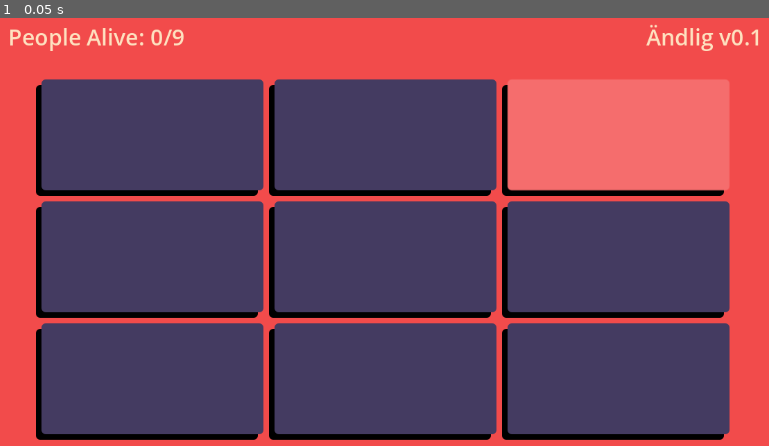
Above: before the commit, frame 1.
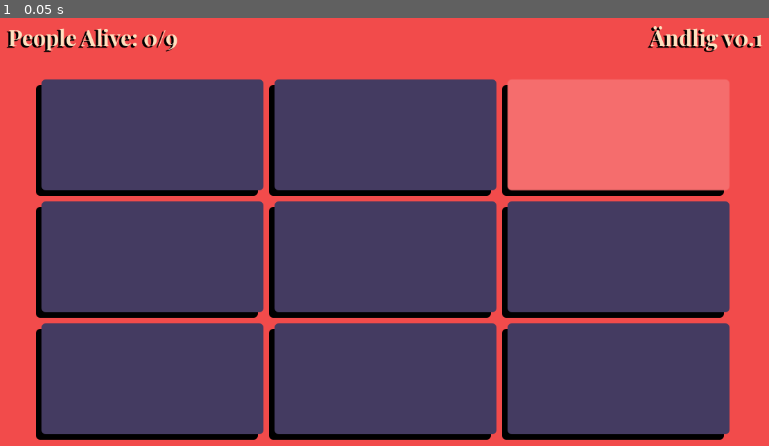
Above: after the commit, the same moment.

Repository: TheTwoBoom/andlig
Game: Godot game, scene res://game.tscn
The game is run twice, just before and just after one commit, with the same random seed, the same clock (stepped at 60 frames per second) and the same inputs.
Inputs:
- Up to frame 1 (0.05 s): no input

The runs differ from the first frame. In frame 1, 1.2% of the frame differs, in the area x 0-100%, y 1-9%.

Commit message:
shadow for font

Diff:
--- a/game.tscn
+++ b/game.tscn
@@ -1,9 +1,10 @@
-[gd_scene load_steps=5 format=3 uid="uid://bbo0icv8hjbdc"]
+[gd_scene load_steps=6 format=3 uid="uid://bbo0icv8hjbdc"]
 
 [ext_resource type="PackedScene" uid="uid://cluq3rylga2p0" path="res://scanner.tscn" id="1_fc0e3"]
 [ext_resource type="StyleBox" uid="uid://dsnqjgddtrqlf" path="res://panel_designs/neutral.tres" id="1_feb5d"]
+[ext_resource type="FontFile" uid="uid://dwejpsmil4dmm" path="res://PlayfairDisplayBold-nRv8g.ttf" id="2_7jktm"]
 [ext_resource type="StyleBox" uid="uid://cvqs0u6r65r5d" path="res://panel_designs/dead.tres" id="3_7jktm"]
-[ext_resource type="StyleBox" path="res://panel_designs/shadow.tres" id="4_fc0e3"]
+[ext_resource type="StyleBox" uid="uid://chtv0e8piv5s" path="res://panel_designs/shadow.tres" id="4_fc0e3"]
 
 [node name="Control" type="Control"]
 layout_mode = 3
@@ -39,12 +40,20 @@
 layout_mode = 2
 size_flags_horizontal = 3
 theme_override_colors/font_color = Color(0.99607843, 0.88235295, 0.7529412, 1)
+theme_override_colors/font_shadow_color = Color(0, 0, 0, 1)
+theme_override_constants/shadow_offset_x = -3
+theme_override_constants/shadow_offset_y = 2
+theme_override_fonts/font = ExtResource("2_7jktm")
 theme_override_font_sizes/font_size = 32
 text = "People Alive: 0/9"
 
 [node name="Label" type="Label" parent="MarginContainer/VBoxContainer/HBoxContainer"]
 layout_mode = 2
 theme_override_colors/font_color = Color(0.99607843, 0.88235295, 0.7529412, 1)
+theme_override_colors/font_shadow_color = Color(0, 0, 0, 1)
+theme_override_constants/shadow_offset_x = -3
+theme_override_constants/shadow_offset_y = 2
+theme_override_fonts/font = ExtResource("2_7jktm")
 theme_override_font_sizes/font_size = 32
 text = "Ändlig v0.1"
 horizontal_alignment = 2
